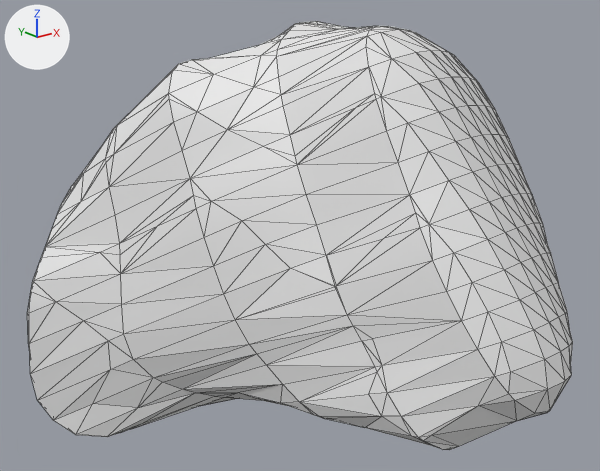
The OBJ model src/wormguides/model/obj_files/ABplppapapa_t346.obj, before and after one commit.
Camera for both pictures: a 50 mm camera at (166.3, -99.7, 305.7) aimed at (190.4, -69.5, 293.6). Every picture has the same lights, and +X, +Y and +Z are marked at upper left. Mesh edges are drawn as thin lines. Where no turn or scale is listed for an object, it has been applied to the vertices.

The first picture shows 'ABplppapapa_t346'.
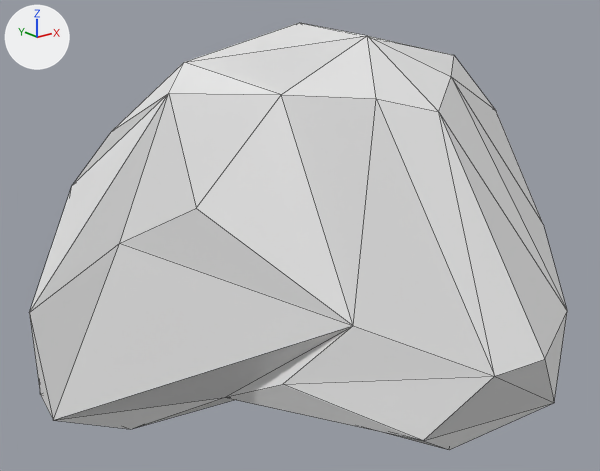
What differs and where, as boxes (x1, y1, x2, y2) in the pictures (600 x 471 px):
'ABplppapapa_t346', reshaped
    before: (27, 21, 573, 450)
    after: (29, 23, 567, 450)
part 1 of me_abplppapapa_t346, deleted
    before: (27, 21, 573, 450)

What changed in the scene script:
```text
Change me_abplppapapa_t346:
    used by ob_abplppapapa_t346; location = (0.0, 0.0, 0.0)
    remove me_abplppapapa_t346.from_pydata(...)  # 626 vertices, 1248 faces; spans x 180.1..199.5, y -82.8..-55.8, z 282.3..303.6
    add me_abplppapapa_t346.from_pydata(...)  # 48 vertices, 92 faces; spans x 180.4..199.3, y -82.5..-55.8, z 282.7..303.5
    me_abplppapapa_t346 part 1: 578 vertices removed from x 180.1..199.5, y -82.8..-55.9, z 282.3..303.6
```
